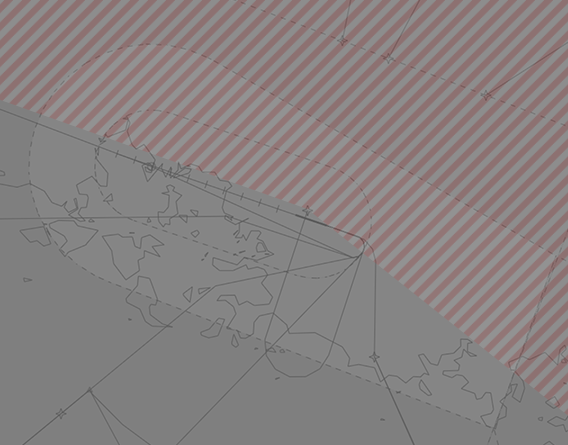
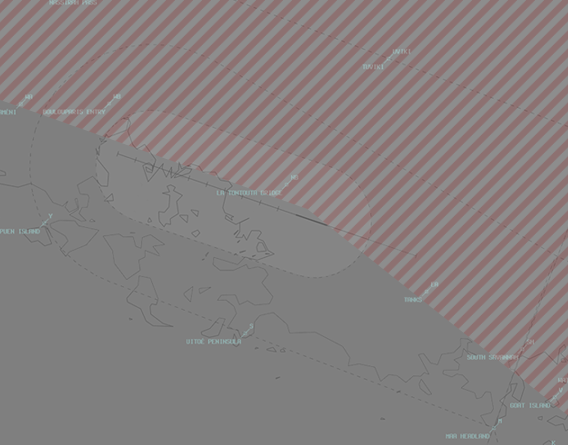
Layers edited between the first and the second (568, 445) image:
renamed "Layer 2" to "Layer 3", painted on it over [0, 0, 568, 445]